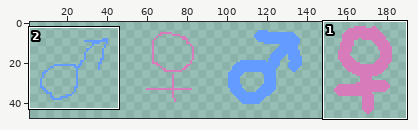
A pixel-art file gets an edit: Assets/Sprites/Source/UI/As_UI_GenderButton.aseprite. The first picture is a wide view before the edit; the outline marks the close-up.
Close-up. Before the commit:
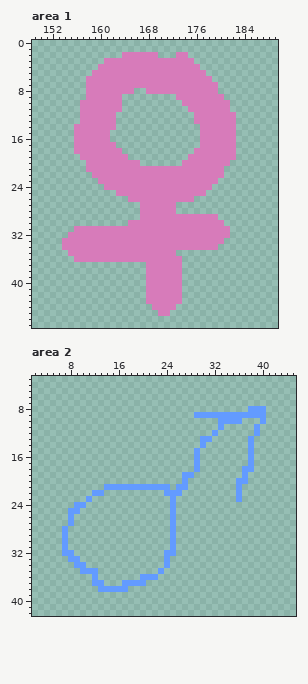
192x48 pixels, 1 frame. Shown: area 1: x 149..189, y 0..47; area 2: x 2..45, y 3..42. The wide view leaves out empty margins. The commit also changed other parts of the picture, which this record leaves out.
Now the later version:
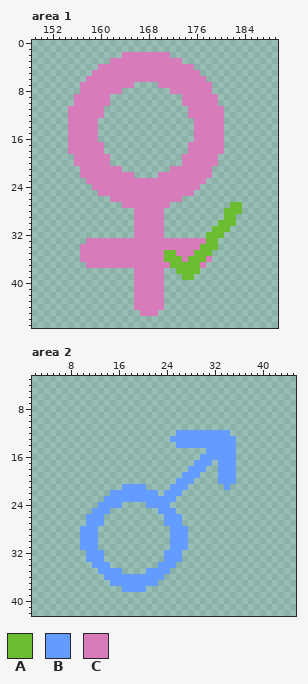
Palette (. is transparent): A #6abe30  B #639bff  C #d77bba
What changed:
Area 1:
y 2: x 170..171 .. -> CC; x 173..174 CC -> ..
y 3: x 161 C -> .; x 174..175 CC -> ..
y 4: x 176 C -> .
y 5: x 177 C -> .
y 6: x 178 C -> .
y 7: x 157 . -> C; x 166..169 CCCC -> ....; x 179 C -> .
y 8: x 157 . -> C; x 164..165 CC -> ..; x 168..171 CCCC -> ....; x 179 C -> .
y 9: x 156..157 .. -> CC; x 162..163 CC -> ..; x 173 C -> .; x 180 C -> .
y 10: x 156 . -> C; x 162..163 CC -> ..; x 180..181 CC -> ..
y 11: x 155..156 .. -> CC; x 161..163 CCC -> ...; x 181 C -> .
y 12: x 155..156 .. -> CC; x 161..162 CC -> ..; x 175 . -> C; x 181..182 CC -> ..
y 13: x 155..156 .. -> CC; x 160..162 CCC -> ...; x 181..182 CC -> ..
y 14: x 155 . -> C; x 160..162 CCC -> ...; x 176 . -> C; x 181..182 CC -> ..
y 15..16: x 155 . -> C; x 160..161 CC -> ..; x 176 . -> C; x 181..182 CC -> ..
y 17: x 155 . -> C; x 161..162 CC -> ..; x 175..176 .. -> CC; x 181..182 CC -> ..
y 18: x 155 . -> C; x 161..163 CCC -> ...; x 175 . -> C; x 181..182 CC -> ..
y 19: x 156 . -> C; x 162..164 CCC -> ...; x 174 . -> C; x 180..182 CCC -> ...
y 20: x 156..157 .. -> CC; x 162..166 CCCCC -> .....; x 180..181 CC -> ..
y 21: x 157 . -> C; x 164..171 CCCCCCCC -> ........; x 179..180 CC -> ..
y 22: x 157..158 .. -> CC; x 166..169 CCCC -> ....; x 179..180 CC -> ..
y 23: x 158..159 .. -> CC; x 178..179 CC -> ..
y 24: x 159..160 .. -> CC; x 177..178 CC -> ..
y 25: x 160..162 ... -> CCC; x 176..177 CC -> ..
y 26: x 162..164 ... -> CCC; x 174..175 CC -> ..
y 27: x 164..166 ... -> CCC; x 172 C -> .; x 182..183 .. -> AA
y 28: x 166 . -> C; x 171..172 CC -> ..; x 181..183 ... -> AAA
y 29: x 166 . -> C; x 171..179 CCCCCCCCC -> .........; x 181..182 .. -> AA
y 30: x 165 C -> .; x 171..182 CCCCCCCCCC.. -> .........AAA
y 31: x 156..165 CCCCCCCCCC -> ..........; x 171..181 CCCCCCCCCCC -> ........AAA
y 32: x 155..165 CCCCCCCCCCC -> ...........; x 171..181 CCCCCCCCCCC -> .......AAA.
y 33: x 154..157 CCCC -> ....; x 178..180 CCC -> AA.
y 34: x 154..156 CCC -> ...; x 177..179 CCC -> AAA
y 35: x 155..156 CC -> ..; x 171..178 CC...... -> AACCCAAA
y 36: x 156 C -> .; x 171..178 CCC..... -> AAACAAAC
y 37: x 158..167 .......... -> CCCCCCCCCC; x 172..177 CC.... -> AAAAAC
y 38: x 166..167 .. -> CC; x 171..176 CCC... -> ..AAAA
y 39: x 166..167 .. -> CC; x 171..175 CCC.. -> ...AA
y 40..43: x 166..167 .. -> CC; x 171..173 CCC -> ...
y 44: x 166..168 ... -> CCC; x 171..172 CC -> ..
y 45: x 167..171 ...CC -> CCC..
Area 2:
y 8: x 38..40 BBB -> ...
y 9: x 29..40 BBBBBBBBBBBB -> ............
y 10: x 33..36 BBBB -> ....; x 40 B -> .
y 11: x 33 B -> .; x 39 B -> .
y 12: x 26..31 ...... -> BBBBBB; x 33..34 .. -> BB; x 39 B -> .
y 13: x 25..29 ..... -> BBBBB; x 32..35 .... -> BBBB; x 38 B -> .
y 14: x 26..29 .... -> BBBB; x 31..35 ..... -> BBBBB; x 38 B -> .
y 15: x 29 B -> .; x 31..35 ..... -> BBBBB; x 38 B -> .
y 16: x 29..35 B...... -> .BBBBBB; x 38 B -> .
y 17: x 30..31 .. -> BB; x 33..35 ... -> BBB; x 38 B -> .
y 18: x 28 . -> B; x 30 . -> B; x 33..35 ... -> BBB; x 37..38 BB -> ..
y 19: x 29 . -> B; x 33..35 ... -> BBB; x 37 B -> .
y 20: x 26 . -> B; x 28 . -> B; x 33..37 ...BB -> BBB..
y 21: x 14..16 BBB -> ...; x 21..25 BBBB. -> ....B; x 34 . -> B; x 36 B -> .
y 22: x 12..13 BB -> ..; x 15..22 ........ -> BBBBBBBB; x 36 B -> .
y 23: x 11 B -> .; x 14..24 ........... -> BBBBBBBBBBB; x 36 B -> .
y 24: x 9..10 BB -> ..; x 13..16 .... -> BBBB; x 21..25 ....B -> BBBB.
y 25: x 8..9 BB -> ..; x 12..14 ... -> BBB; x 23..24 .. -> BB
y 26..27: x 8 B -> .; x 11..13 ... -> BBB; x 24 . -> B; x 26 . -> B
y 28..31: x 7 B -> .; x 10..12 ... -> BBB; x 26..27 .. -> BB
y 32: x 7..8 BB -> ..; x 11..13 ... -> BBB; x 26 . -> B
y 33: x 8..9 BB -> ..; x 11..13 ... -> BBB; x 25..26 .. -> BB
y 34: x 9..10 BB -> ..; x 12..14 ... -> BBB; x 23 . -> B; x 25 . -> B
y 35: x 10..16 BBB.... -> ...BBBB; x 21..22 .. -> BB; x 24 . -> B
y 36: x 12 B -> .; x 14..19 ...... -> BBBBBB; x 23 . -> B
y 37: x 12..13 BB -> ..; x 15..16 .. -> BB; x 21..22 .. -> BB
y 38: x 13..16 BBBB -> ....; x 18..20 ... -> BBB
